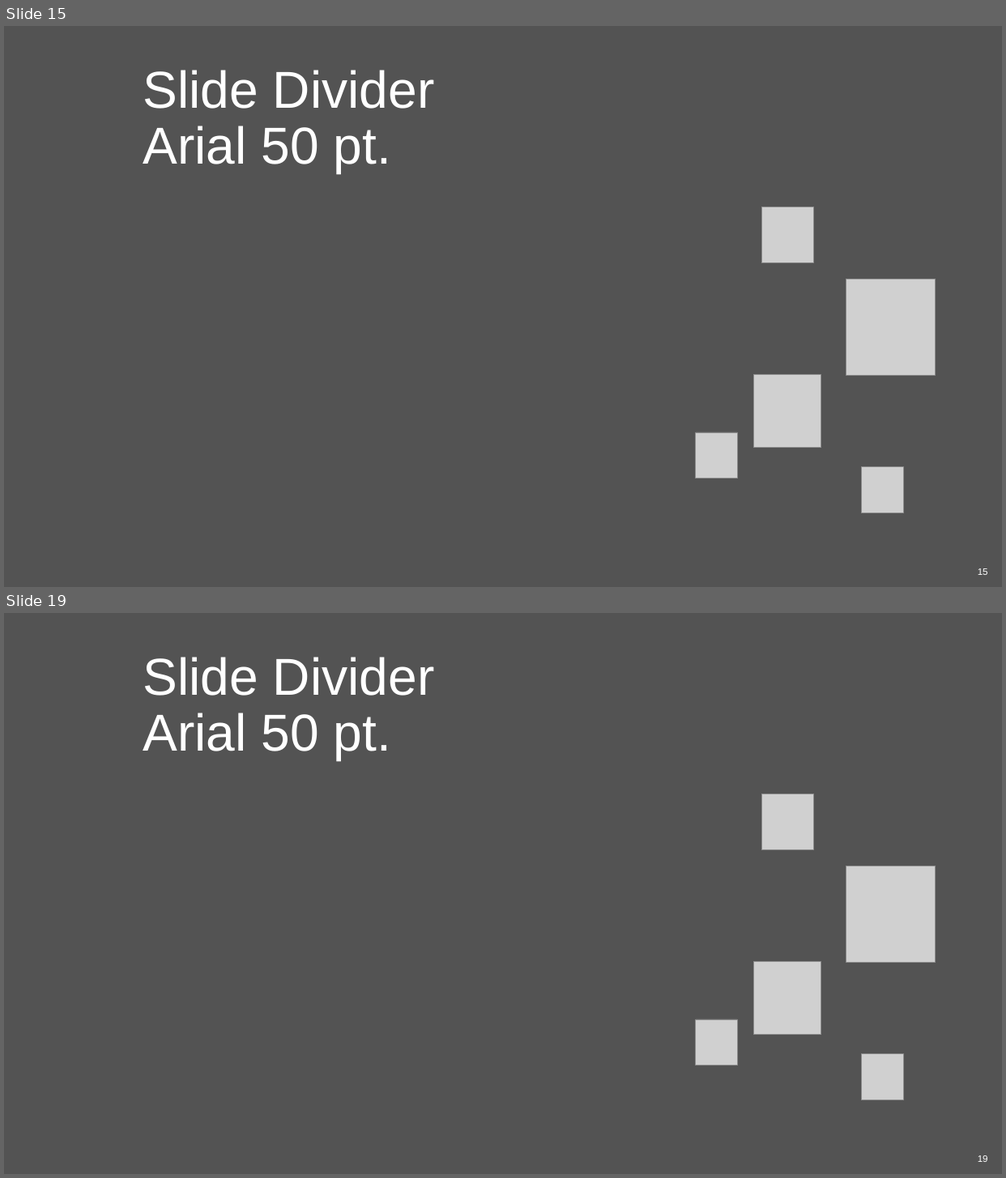
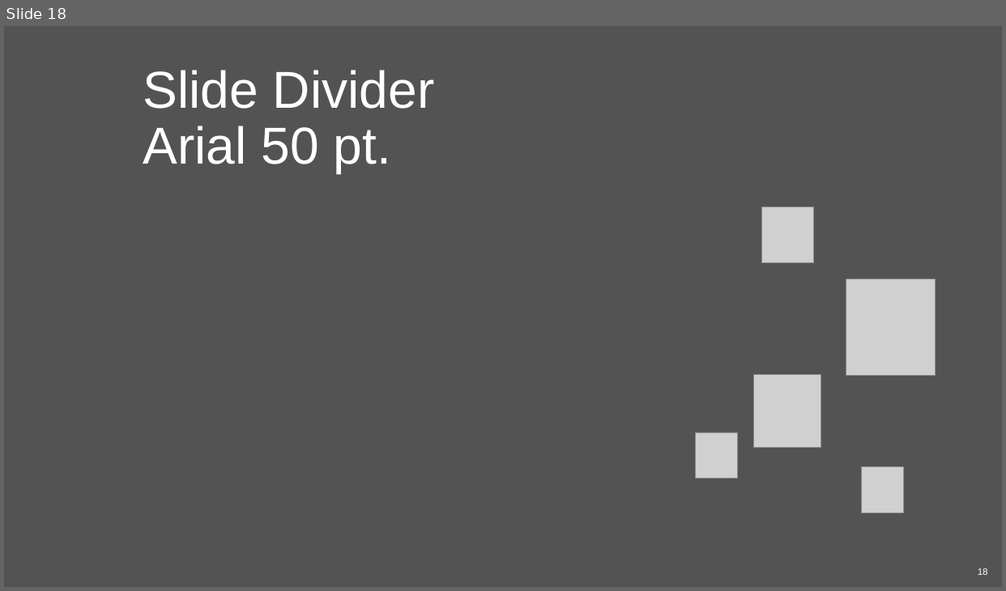
Before and after one commit to infusion-wro/infusion.js, a slide deck: #1 JS Intro/GroupIntro - ES2015.pptx. Shown one above the other, each under a label of ours: slides 15 and 19 before the commit, slide 18 after it; the slides between them are not shown. The pictures are 1006x1178 and 1006x591 pixels, drawn with LibreOffice and Linux fonts; fonts in the diff are those of the drawing; grey boxes stand for pictures; background and template pictures are left out. Boxes give left, top, right and bottom in pixels: in the first picture for what was removed or moved away, otherwise in the second. Text is boxed around its words. In the diff, an @@ line names an element or a change of style, - is before the commit and + after.

```diff
--- a/#1 JS Intro/GroupIntro - ES2015.pptx
+++ b/#1 JS Intro/GroupIntro - ES2015.pptx
@@ slide 19 removed at (4, 613, 1002, 1174), background #535353; not listed: 1 template element that a slide beside it also shows @@
@@ title removed at (143, 657, 435, 761) @@
-Slide Divider Arial 50 pt.
@@ picture removed at (761, 794, 813, 850) @@
@@ picture removed at (846, 866, 936, 963) @@
@@ picture removed at (754, 962, 821, 1034) @@
@@ picture removed at (696, 1020, 738, 1065) @@
@@ picture removed at (861, 1054, 903, 1101) @@
@@ what was slide 15 is now slide 18 @@
```
Also in this commit, not shown: 5 slides added, 7 other slides removed, 4 other files.
